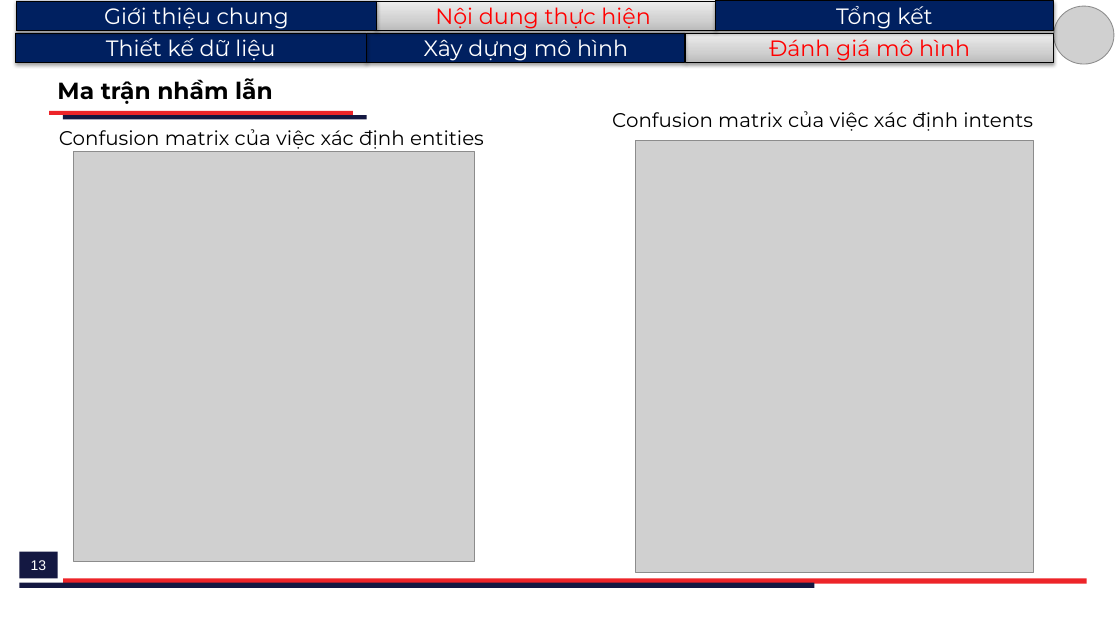
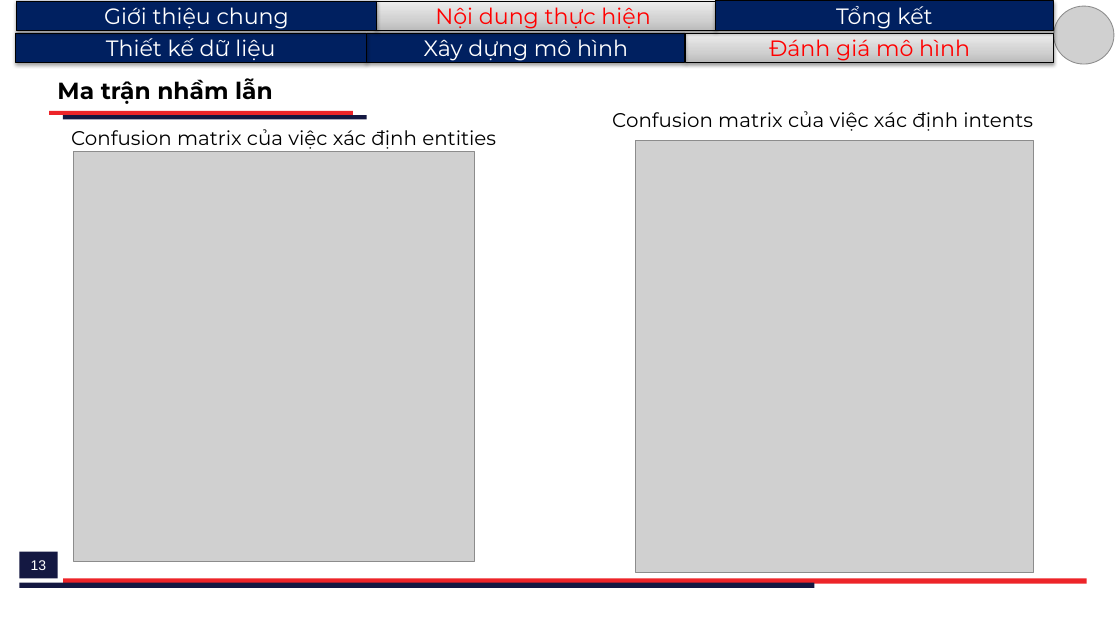
Before and after one commit to H4ll3y/Rasa-Consultant, a slide deck: slide 13 of doc/A37134_LeQuangHuy.pptx. Drawn at 1120x630 pixels with LibreOffice and Linux fonts; fonts in the diff are those of the drawing; grey boxes stand for pictures. Boxes give left, top, right and bottom in pixels: in the first picture for what was removed or moved away, otherwise in the second. Text is boxed around its words. In the diff, an @@ line names an element or a change of style, - is before the commit and + after.

```diff
--- a/doc/A37134_LeQuangHuy.pptx
+++ b/doc/A37134_LeQuangHuy.pptx
@@ text "Confusion matrix của việc xác ...": place and size @@
-text "Confusion matrix của việc xác ..." at [59, 129, 484, 149]
+text "Confusion matrix của việc xác ..." at [71, 129, 496, 149]
```
Also in this commit, not shown: 8 other slides changed, 2 other files.
